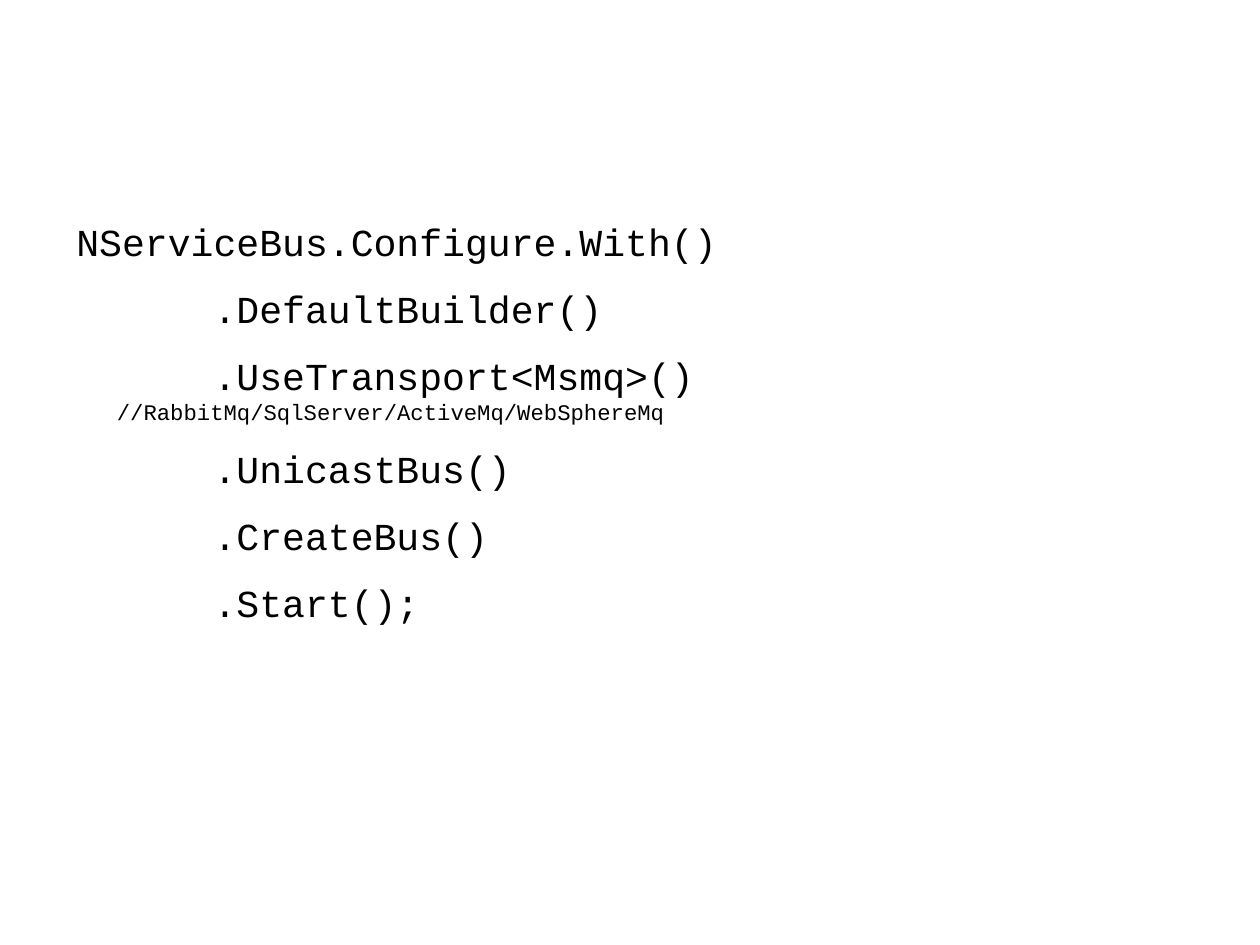
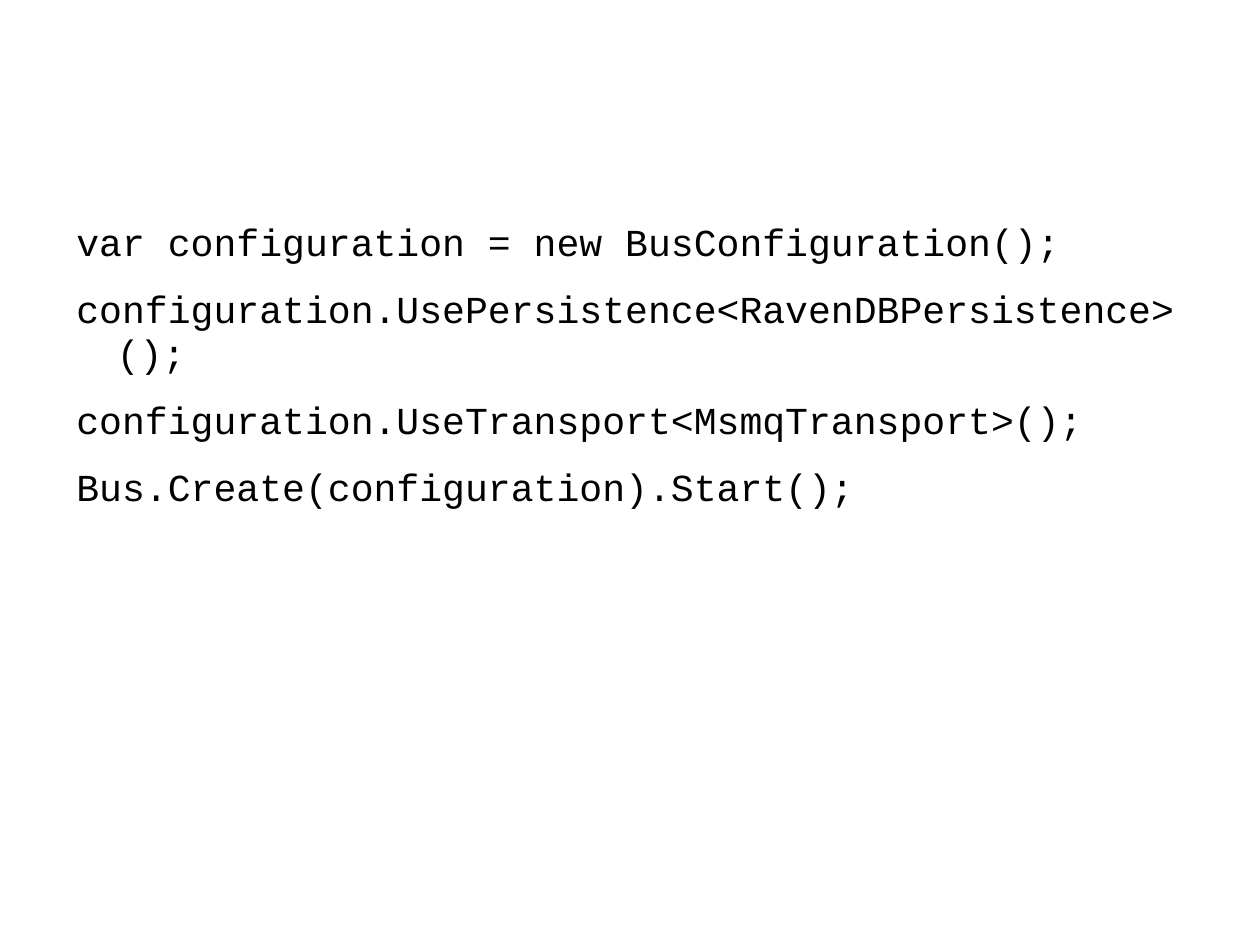
Before and after one commit to Particular/Course.Slides, a slide deck: slide 69 of EnterpriseDevelopmentWithNServiceBus.pptx. Drawn at 1260x945 pixels with LibreOffice and Linux fonts; fonts in the diff are those of the drawing; background and template pictures are left out. Boxes give left, top, right and bottom in pixels: in the first picture for what was removed or moved away, otherwise in the second. Text is boxed around its words. In the diff, an @@ line names an element or a change of style, - is before the commit and + after.

```diff
--- a/EnterpriseDevelopmentWithNServiceBus.pptx
+++ b/EnterpriseDevelopmentWithNServiceBus.pptx
@@ text at <box>76,229,1174,509</box>: text changed @@
-NServiceBus.Configure.With()
-.DefaultBuilder()
-.UseTransport<Msmq>() //RabbitMq/SqlServer/ActiveMq/WebSphereMq
-.UnicastBus()
-.CreateBus()
-.Start();
+var configuration = new BusConfiguration();
+configuration.UsePersistence<RavenDBPersistence>();
+configuration.UseTransport<MsmqTransport>();
+Bus.Create(configuration).Start();
```
Also in this commit, not shown: 8 other slides changed, 1 other file.
